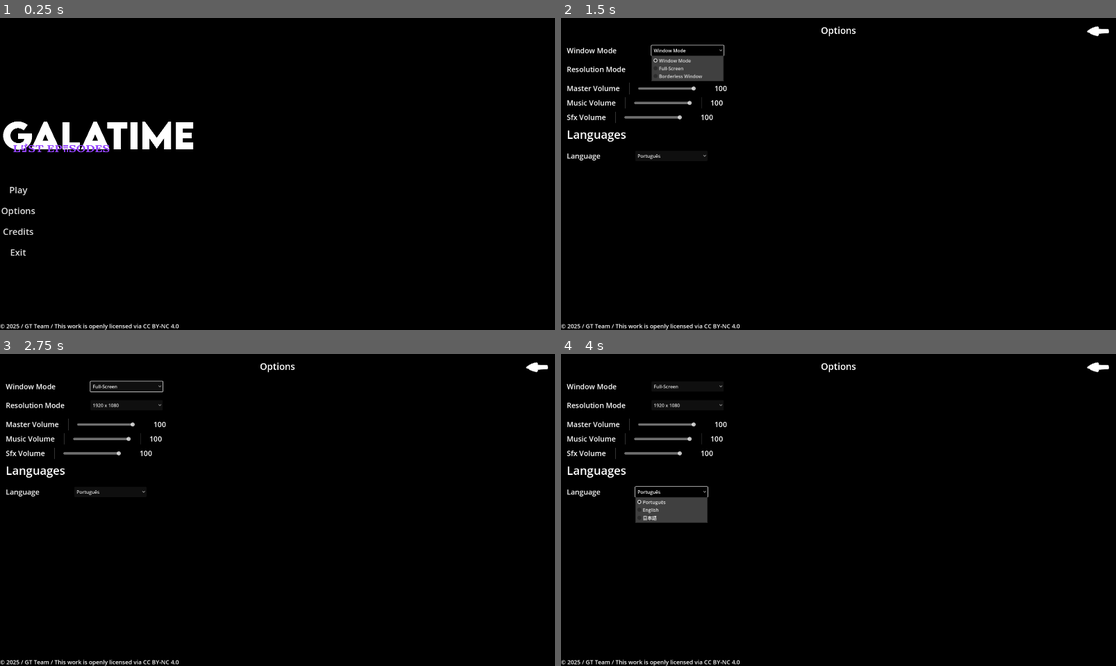
Above: before the commit, frames 1-4 (two rows, left to right).
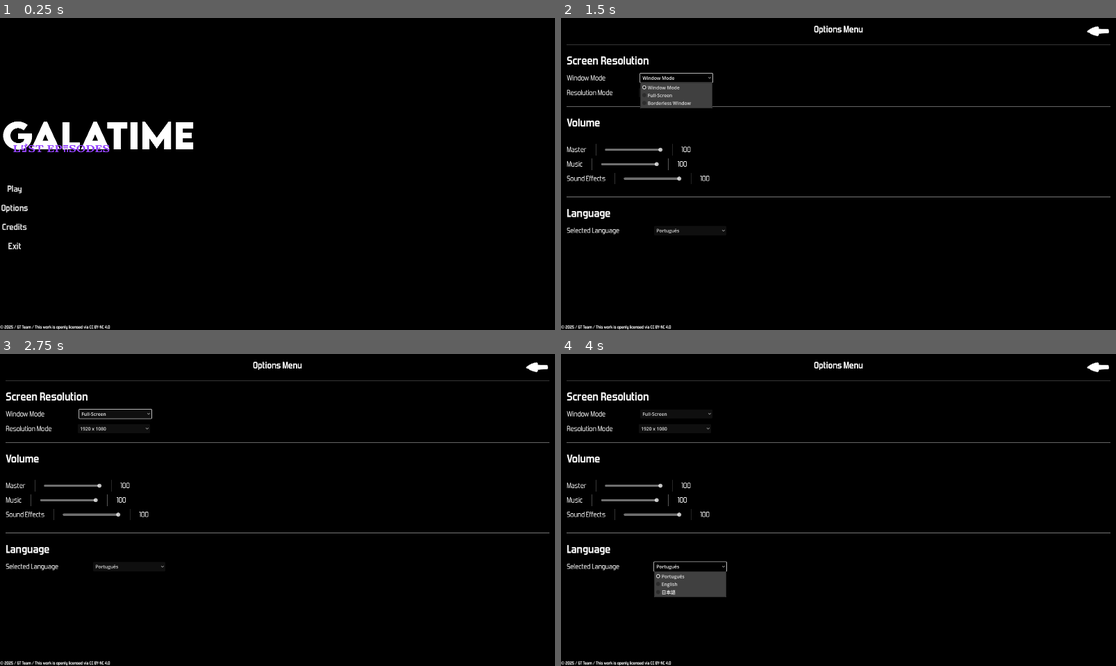
Above: after the commit, the same moments.

Repository: GalaTime-Team/galatime-lost-episodes
Game: Godot game, scene res://Interface/menu.tscn
The game is run twice, just before and just after one commit, with the same random seed, the same clock (stepped at 60 frames per second) and the same inputs.
Inputs:
- Up to frame 1 (0.25 s): no input
- Up to frame 2 (1.5 s): click "Options" at 0.5 s; click "Window Mode" at 1.25 s
- Up to frame 3 (2.75 s): click "1920 x 1080" at 2 s
- Up to frame 4 (4 s): click "Full-Screen" at 2.75 s; click "Português" at 3.5 s

The runs differ from the first frame. In frame 1, 0.7% of the frame differs, in the area x 0-33%, y 53-100%; in frame 2, 5.4%; in frame 3, 3.7%; in frame 4, 5.6%, in the area x 0-99%, y 2-100%.

Commit message:
traduções

Diff:
--- a/Asset/Linguas/translate_gtle.csv
+++ b/Asset/Linguas/translate_gtle.csv
@@ -3,13 +3,13 @@
 button_menu_settings,Opções,Options,オプション
 button_menu_credits,Créditos,Credits,クレジット
 button_menu_leave,Sair,Exit,出口
-title_settings,Menu de Opções,Menu Options,メニューオプション
+title_settings,Menu de Opções,Options Menu,オプション
 title_settings_screen_resolution,Resolução da Tela,Screen Resolution,画面解像度
-lable_settings_window_mode,Modo da Janela,Window Mode,ウィンドウモード
-lable_settings_resolution_mode,Resolução,Resolution Mode,解像度モード
+label_settings_window_mode,Modo da Janela,Window Mode,ウィンドウモード
+label_settings_resolution_mode,Resolução,Resolution Mode,解像度モード
 title_settings_volume,Volume,Volume,音量
-lable_settings_master_volume,Geral,Master,マスター
-lable_settings_music_volume,Música,Music,音楽
-lable_settings_sound_effects,Efeitos Sonoros,Sound Effects,効果音
+label_settings_master_volume,Geral,Master,マスター
+label_settings_music_volume,Música,Music,音楽
+label_settings_sound_effects,Efeitos Sonoros,Sound Effects,効果音
 title_settings_language,Idioma,Language,言語
-lable_settings_language,Idioma Selecionado,Selected Language,選択された言語
+label_settings_language,Idioma Selecionado,Selected Language,選択された言語
--- a/Interface/Volume_controler.gd
+++ b/Interface/Volume_controler.gd
@@ -7,6 +7,12 @@
 @export_enum("Master" , "Music" , "Sfx") var bus_name : String
 
 var bus_index : int = 0
+
+var bus_labels = {
+	"Master": "label_settings_master_volume",
+	"Music": "label_settings_music_volume",
+	"Sfx": "label_settings_sound_effects"
+}
 
 func _ready() -> void:
 	h_slider.value_changed.connect(on_value_changed) #mudar o valor do volume
@@ -23,7 +29,7 @@
 	set_num_label()
 
 func set_name_label() -> void: #func para verificar qual bus_volume esta sendo usado
-	audio_name.text = str(bus_name) + " Volume"
+	audio_name.text = bus_labels.get(bus_name, "label_settings_sound_effects")
 
 func set_num_label() ->void: #func para pegar o valor do hslider
 	audio_num.text = str(h_slider.value * 100)
--- a/Interface/Volume_controler.tscn
+++ b/Interface/Volume_controler.tscn
@@ -1,6 +1,7 @@
-[gd_scene load_steps=2 format=3 uid="uid://ctqs1dykqquf3"]
+[gd_scene load_steps=3 format=3 uid="uid://ctqs1dykqquf3"]
 
 [ext_resource type="Script" path="res://Interface/Volume_controler.gd" id="1_fyeai"]
+[ext_resource type="FontFile" uid="uid://bgt0oqvnflx1s" path="res://Asset/forgotten futurist rg.otf" id="2_nwtfv"]
 
 [node name="Control" type="Control"]
 layout_mode = 3
@@ -19,8 +20,10 @@
 
 [node name="Audio_Name" type="Label" parent="HBoxContainer"]
 layout_mode = 2
+theme_override_fonts/font = ExtResource("2_nwtfv")
 theme_override_font_sizes/font_size = 25
-text = "Master Volume"
+text = "Volume Name
+"
 
 [node name="VSeparator" type="VSeparator" parent="HBoxContainer"]
 layout_mode = 2
@@ -37,5 +40,6 @@
 
 [node name="Audio_Num" type="Label" parent="HBoxContainer"]
 layout_mode = 2
+theme_override_fonts/font = ExtResource("2_nwtfv")
 theme_override_font_sizes/font_size = 25
 text = "99.2"
--- a/Interface/menu.tscn
+++ b/Interface/menu.tscn
@@ -1,10 +1,11 @@
-[gd_scene load_steps=10 format=3 uid="uid://cjeyypwuli88j"]
+[gd_scene load_steps=11 format=3 uid="uid://cjeyypwuli88j"]
 
 [ext_resource type="Script" path="res://Script/menu.gd" id="1_170gy"]
 [ext_resource type="Texture2D" uid="uid://8w5bqc0572te" path="res://Asset/GalatimeLostEpisodes.png" id="2_l0iwc"]
 [ext_resource type="PackedScene" uid="uid://u23oeknsgl8y" path="res://Interface/tela_creditos.tscn" id="4_51dv1"]
 [ext_resource type="AudioStream" uid="uid://btpubdq4y7gr4" path="res://Asset/Menu_Click_Sound.mp3" id="4_enfvr"]
 [ext_resource type="PackedScene" uid="uid://qw8mhcsihprh" path="res://Interface/settings.tscn" id="4_g0s4g"]
+[ext_resource type="FontFile" uid="uid://eesn17jmgi52" path="res://Asset/forgotten futurist bd.otf" id="4_ldhuy"]
 
 [sub_resource type="StyleBoxEmpty" id="StyleBoxEmpty_ufpx1"]
 
@@ -69,6 +70,7 @@
 [node name="Play" type="Button" parent="MarginContainer/MenuContainer/HBoxContainer/VBoxContainer" groups=["button"]]
 layout_mode = 2
 theme_override_colors/font_hover_color = Color(0.54902, 0.54902, 0.54902, 1)
+theme_override_fonts/font = ExtResource("4_ldhuy")
 theme_override_font_sizes/font_size = 31
 theme_override_styles/focus = SubResource("StyleBoxEmpty_ufpx1")
 text = "button_menu_play"
@@ -77,6 +79,7 @@
 [node name="Settings" type="Button" parent="MarginContainer/MenuContainer/HBoxContainer/VBoxContainer" groups=["button"]]
 layout_mode = 2
 theme_override_colors/font_hover_color = Color(0.54902, 0.54902, 0.54902, 1)
+theme_override_fonts/font = ExtResource("4_ldhuy")
 theme_override_font_sizes/font_size = 31
 theme_override_styles/focus = SubResource("StyleBoxEmpty_6yi7m")
 text = "button_menu_settings"
@@ -85,6 +88,7 @@
 [node name="Credits" type="Button" parent="MarginContainer/MenuContainer/HBoxContainer/VBoxContainer" groups=["button"]]
 layout_mode = 2
 theme_override_colors/font_hover_color = Color(0.54902, 0.54902, 0.54902, 1)
+theme_override_fonts/font = ExtResource("4_ldhuy")
 theme_override_font_sizes/font_size = 31
 theme_override_styles/focus = SubResource("StyleBoxEmpty_30obu")
 text = "button_menu_credits"
@@ -93,6 +97,7 @@
 [node name="Leave" type="Button" parent="MarginContainer/MenuContainer/HBoxContainer/VBoxContainer" groups=["button"]]
 layout_mode = 2
 theme_override_colors/font_hover_color = Color(0.54902, 0.54902, 0.54902, 1)
+theme_override_fonts/font = ExtResource("4_ldhuy")
 theme_override_font_sizes/font_size = 31
 theme_override_styles/focus = SubResource("StyleBoxEmpty_dw1co")
 text = "button_menu_leave"
@@ -106,13 +111,14 @@
 visible = false
 layout_mode = 1
 
-[node name="Label" type="Label" parent="."]
+[node name="License" type="Label" parent="."]
 layout_mode = 1
 anchors_preset = 2
 anchor_top = 1.0
 anchor_bottom = 1.0
-offset_top = -28.0
+offset_top = -19.0
 offset_right = 560.0
 grow_vertical = 0
-theme_override_font_sizes/font_size = 20
+theme_override_fonts/font = ExtResource("4_ldhuy")
+theme_override_font_sizes/font_size = 15
 text = "© 2025 / GT Team / This work is openly licensed via CC BY-NC 4.0"
--- a/Interface/settings.tscn
+++ b/Interface/settings.tscn
@@ -1,6 +1,8 @@
-[gd_scene load_steps=6 format=3 uid="uid://qw8mhcsihprh"]
+[gd_scene load_steps=8 format=3 uid="uid://qw8mhcsihprh"]
 
 [ext_resource type="Script" path="res://Script/settings.gd" id="1_eglf2"]
+[ext_resource type="FontFile" uid="uid://bgt0oqvnflx1s" path="res://Asset/forgotten futurist rg.otf" id="2_4e826"]
+[ext_resource type="FontFile" uid="uid://eesn17jmgi52" path="res://Asset/forgotten futurist bd.otf" id="2_4ms76"]
 [ext_resource type="PackedScene" uid="uid://ctqs1dykqquf3" path="res://Interface/Volume_controler.tscn" id="2_lb28q"]
 [ext_resource type="Texture2D" uid="uid://b4jympk0rqtl1" path="res://Asset/SetaBack__.png" id="2_mjaba"]
 [ext_resource type="AudioStream" uid="uid://sg3ioxwg07s2" path="res://Asset/Menu_Back_Sound.mp3" id="3_l6lt5"]
@@ -42,71 +44,119 @@
 layout_mode = 2
 theme_override_constants/separation = 30
 
-[node name="Label" type="Label" parent="MarginContainer/VBoxContainer"]
+[node name="SettingsTitle" type="Label" parent="MarginContainer/VBoxContainer"]
 layout_mode = 2
+theme_override_fonts/font = ExtResource("2_4ms76")
 theme_override_font_sizes/font_size = 32
-text = "Options"
+text = "title_settings"
 horizontal_alignment = 1
 vertical_alignment = 1
 
-[node name="WindowMode" type="HBoxContainer" parent="MarginContainer/VBoxContainer"]
+[node name="HSeparator3" type="HSeparator" parent="MarginContainer/VBoxContainer"]
+layout_mode = 2
+
+[node name="ScreenRes" type="VBoxContainer" parent="MarginContainer/VBoxContainer"]
+layout_mode = 2
+theme_override_constants/separation = 20
+
+[node name="Title" type="Label" parent="MarginContainer/VBoxContainer/ScreenRes"]
+layout_mode = 2
+theme_override_fonts/font = ExtResource("2_4ms76")
+theme_override_font_sizes/font_size = 40
+text = "title_settings_screen_resolution"
+
+[node name="WindowMode" type="HBoxContainer" parent="MarginContainer/VBoxContainer/ScreenRes"]
 layout_mode = 2
 size_flags_vertical = 0
 theme_override_constants/separation = 120
 
-[node name="Label" type="Label" parent="MarginContainer/VBoxContainer/WindowMode"]
+[node name="Label" type="Label" parent="MarginContainer/VBoxContainer/ScreenRes/WindowMode"]
 layout_mode = 2
+theme_override_fonts/font = ExtResource("2_4e826")
 theme_override_font_sizes/font_size = 25
-text = "Window Mode"
+text = "label_settings_window_mode"
 
-[node name="Window_button" type="OptionButton" parent="MarginContainer/VBoxContainer/WindowMode"]
+[node name="Window_button" type="OptionButton" parent="MarginContainer/VBoxContainer/ScreenRes/WindowMode"]
 custom_minimum_size = Vector2(250, 0)
 layout_mode = 2
 
-[node name="ResolutionMode" type="HBoxContainer" parent="MarginContainer/VBoxContainer"]
+[node name="ResolutionMode" type="HBoxContainer" parent="MarginContainer/VBoxContainer/ScreenRes"]
 layout_mode = 2
 theme_override_constants/separation = 90
 
-[node name="Label" type="Label" parent="MarginContainer/VBoxContainer/ResolutionMode"]
+[node name="Label" type="Label" parent="MarginContainer/VBoxContainer/ScreenRes/ResolutionMode"]
 layout_mode = 2
+theme_override_fonts/font = ExtResource("2_4e826")
 theme_override_font_sizes/font_size = 25
-text = "Resolution Mode"
+text = "label_settings_resolution_mode"
 
-[node name="Res_button" type="OptionButton" parent="MarginContainer/VBoxContainer/ResolutionMode"]
+[node name="Res_button" type="OptionButton" parent="MarginContainer/VBoxContainer/ScreenRes/ResolutionMode"]
 custom_minimum_size = Vector2(250, 0)
 layout_mode = 2
 
-[node name="VBoxContainer" type="VBoxContainer" parent="MarginContainer/VBoxContainer"]
+[node name="HSeparator2" type="HSeparator" parent="MarginContainer/VBoxContainer"]
+layout_mode = 2
+
+[node name="VolumeV" type="VBoxContainer" parent="MarginContainer/VBoxContainer"]
 layout_mode = 2
 theme_override_constants/separation = 50
 
-[node name="Control" parent="MarginContainer/VBoxContainer/VBoxContainer" instance=ExtResource("2_lb28q")]
+[node name="Title" type="Label" parent="MarginContainer/VBoxContainer/VolumeV"]
+layout_mode = 2
+theme_override_fonts/font = ExtResource("2_4ms76")
+theme_override_font_sizes/font_size = 40
+text = "title_settings_volume"
+
+[node name="MasterVolume" type="HBoxContainer" parent="MarginContainer/VBoxContainer/VolumeV"]
+layout_mode = 2
+
+[node name="Control" parent="MarginContainer/VBoxContainer/VolumeV/MasterVolume" instance=ExtResource("2_lb28q")]
 layout_mode = 2
 bus_name = "Master"
 
-[node name="Control2" parent="MarginContainer/VBoxContainer/VBoxContainer" instance=ExtResource("2_lb28q")]
+[node name="MusicVolume" type="HBoxContainer" parent="MarginContainer/VBoxContainer/VolumeV"]
+layout_mode = 2
+
+[node name="Control2" parent="MarginContainer/VBoxContainer/VolumeV/MusicVolume" instance=ExtResource("2_lb28q")]
 layout_mode = 2
 bus_name = "Music"
 
-[node name="Control3" parent="MarginContainer/VBoxContainer/VBoxContainer" instance=ExtResource("2_lb28q")]
+[node name="EffectsVolume" type="HBoxContainer" parent="MarginContainer/VBoxContainer/VolumeV"]
+layout_mode = 2
+
+[node name="Control3" parent="MarginContainer/VBoxContainer/VolumeV/EffectsVolume" instance=ExtResource("2_lb28q")]
 layout_mode = 2
 bus_name = "Sfx"
 
-[node name="Label" type="Label" parent="MarginContainer/VBoxContainer/VBoxContainer"]
+[node name="SPACE" type="HBoxContainer" parent="MarginContainer/VBoxContainer/VolumeV"]
 layout_mode = 2
+theme_override_constants/separation = 0
+
+[node name="HSeparator" type="HSeparator" parent="MarginContainer/VBoxContainer"]
+layout_mode = 2
+
+[node name="LanguageV" type="VBoxContainer" parent="MarginContainer/VBoxContainer"]
+layout_mode = 2
+size_flags_vertical = 8
+theme_override_constants/separation = 20
+
+[node name="Title" type="Label" parent="MarginContainer/VBoxContainer/LanguageV"]
+layout_mode = 2
+theme_override_fonts/font = ExtResource("2_4ms76")
 theme_override_font_sizes/font_size = 40
-text = "Languages"
+text = "title_settings_language"
 
-[node name="HBoxLinguas" type="HBoxContainer" parent="MarginContainer/VBoxContainer"]
+[node name="Language" type="HBoxContainer" parent="MarginContainer/VBoxContainer/LanguageV"]
 layout_mode = 2
 theme_override_constants/separation = 120
 
-[node name="Label" type="Label" parent="MarginContainer/VBoxContainer/HBoxLinguas"]
+[node name="Label" type="Label" parent="MarginContainer/VBoxContainer/LanguageV/Language"]
 layout_mode = 2
+theme_override_fonts/font = ExtResource("2_4e826")
 theme_override_font_sizes/font_size = 25
-text = "Language"
+text = "label_settings_language"
 
-[node name="language_button" type="OptionButton" parent="MarginContainer/VBoxContainer/HBoxLinguas"]
+[node name="language_button" type="OptionButton" parent="MarginContainer/VBoxContainer/LanguageV/Language"]
 custom_minimum_size = Vector2(250, 0)
 layout_mode = 2
 
--- a/Script/settings.gd
+++ b/Script/settings.gd
@@ -3,9 +3,9 @@
 
 #Criaçaõ de variaveis para butões e etc
 @onready var back_button = $MarginContainer/Back as Button
-@onready var window_button = $MarginContainer/VBoxContainer/WindowMode/Window_button as OptionButton
-@onready var res_button = $MarginContainer/VBoxContainer/ResolutionMode/Res_button as OptionButton
-@onready var language_button = $MarginContainer/VBoxContainer/HBoxLinguas/language_button as OptionButton
+@onready var window_button = $MarginContainer/VBoxContainer/ScreenRes/WindowMode/Window_button as OptionButton
+@onready var res_button = $MarginContainer/VBoxContainer/ScreenRes/ResolutionMode/Res_button as OptionButton
+@onready var language_button = $MarginContainer/VBoxContainer/LanguageV/Language/language_button as OptionButton
 @onready var b_menu_click = $b_menu_click as AudioStreamPlayer
 @onready var current_language = TranslationServer.get_locale() #traduzir atravez do Excel
 
Binary file changed: Asset/Linguas/translate_gtle.en.translation
Binary file changed: Asset/Linguas/translate_gtle.ja.translation
Binary file changed: Asset/Linguas/translate_gtle.pt_PT.translation
Binary file added: Asset/forgotten futurist bd.otf
Not shown, added: Asset/forgotten futurist bd.otf.import
Binary file added: Asset/forgotten futurist rg.otf
Not shown, added: Asset/forgotten futurist rg.otf.import
Not shown, added: Asset/Typodermic Desktop EULA 2023.pdf
